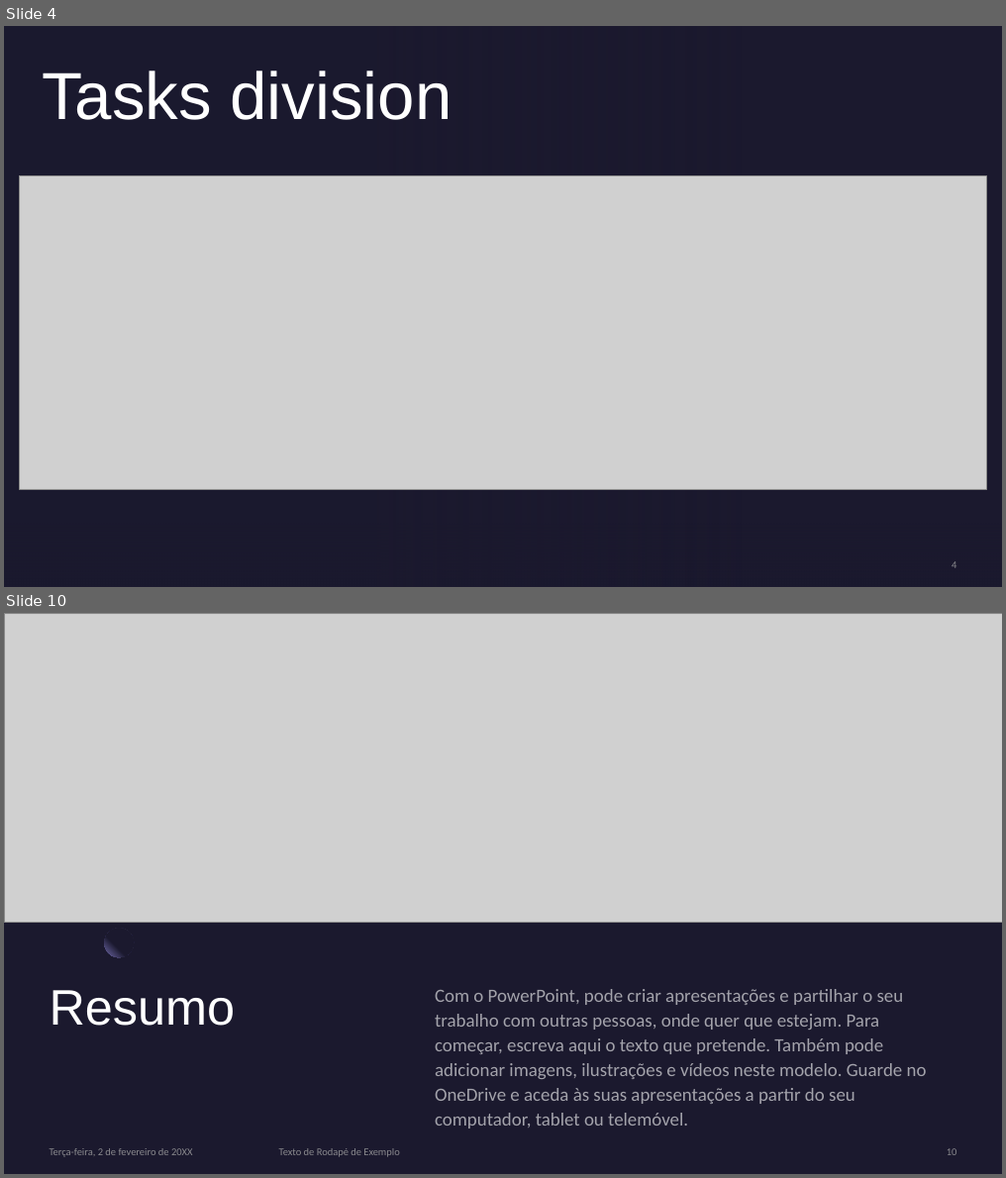
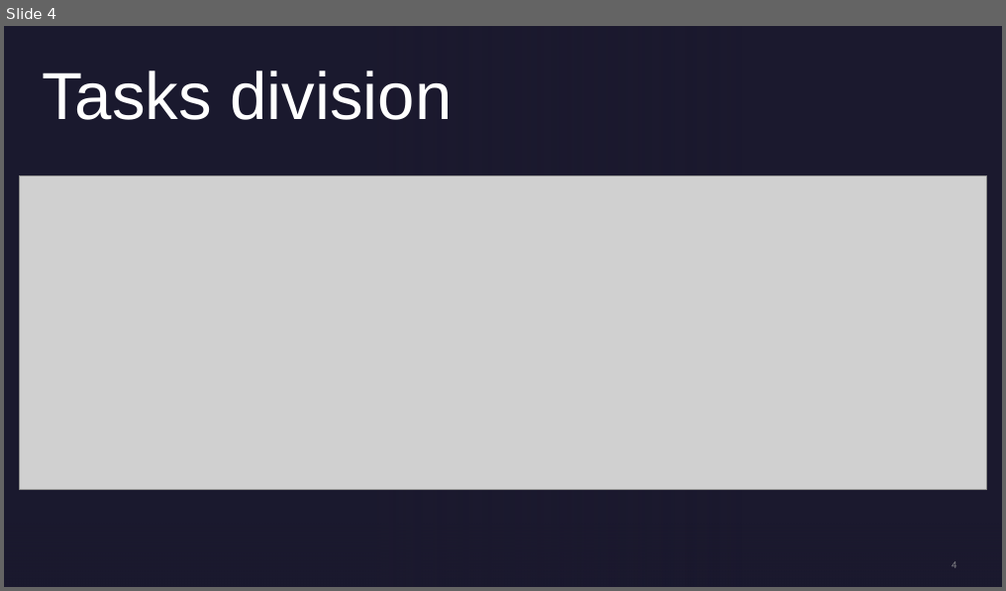
Before and after one commit to LourencoMelo/ISEP-EAPLI, a slide deck: eapli.base/docs/1191419/US9002/US9002PP.pptx. Shown one above the other, each under a label of ours: slides 4 and 10 before the commit, slide 4 after it; the slides between them are not shown. The pictures are 1006x1178 and 1006x591 pixels, drawn with LibreOffice and Linux fonts; fonts in the diff are those of the drawing; grey boxes stand for pictures; background and template pictures are left out. Boxes give left, top, right and bottom in pixels: in the first picture for what was removed or moved away, otherwise in the second. Text is boxed around its words. In the diff, an @@ line names an element or a change of style, - is before the commit and + after.

Commit message:
<L2S20-112> Changes on the PowerPoint. Adding: Sprint Ceremonies, Commits and more

```diff
--- a/eapli.base/docs/1191419/US9002/US9002PP.pptx
+++ b/eapli.base/docs/1191419/US9002/US9002PP.pptx
@@ slide 10 removed at [4, 613, 1002, 1174], background #1B192E @@
@@ picture removed at [4, 613, 1002, 922] @@
@@ ellipse removed at [104, 928, 134, 958] @@
@@ title removed at [50, 990, 236, 1026] @@
-Resumo
@@ text removed at [435, 989, 927, 1104] @@
-Com o PowerPoint, pode criar apresentações e partilhar o seu trabalho com outras pessoas, onde quer que estejam. Para começar, escreva aqui o texto que pretende. Também pode adicionar imagens, ilustrações e vídeos neste modelo. Guarde no OneDrive e aceda às suas apresentações a partir do seu computador, tablet ou telemóvel.
@@ text removed at [50, 1149, 192, 1157] @@
-Terça-feira, 2 de fevereiro de 20XX
@@ text removed at [279, 1149, 399, 1157] @@
-Texto de Rodapé de Exemplo
@@ page number removed at [946, 1149, 957, 1156] @@
-10
```
Also in this commit, not shown: 2 slides changed, 1 slide added, 5 other slides removed.
